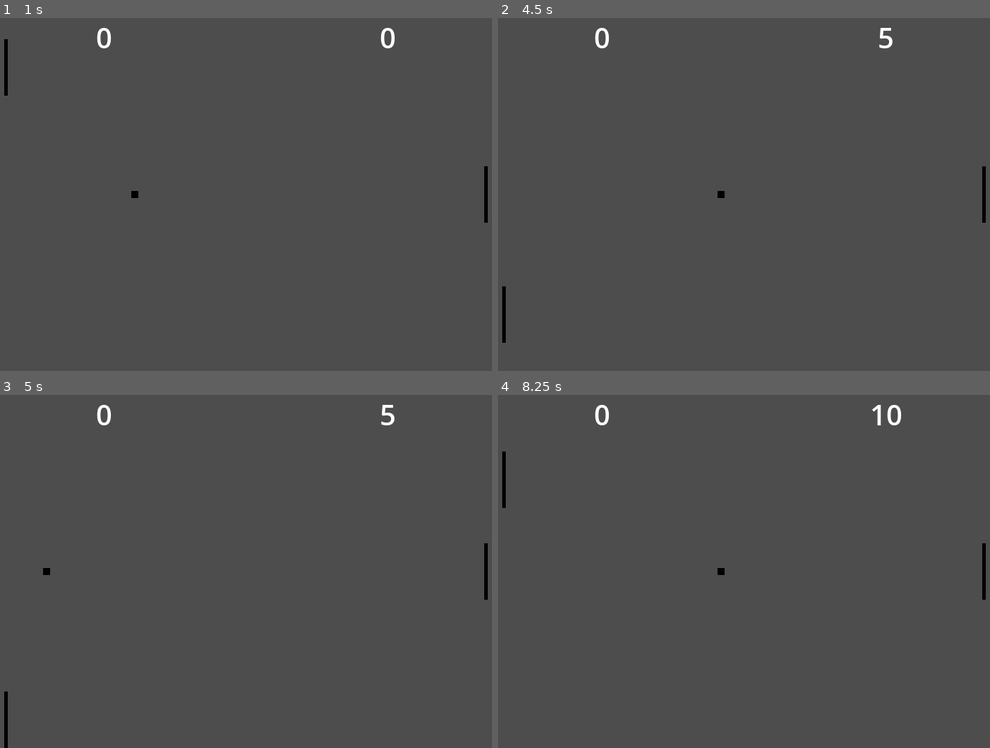
Above: before the commit, frames 1-4 (two rows, left to right).
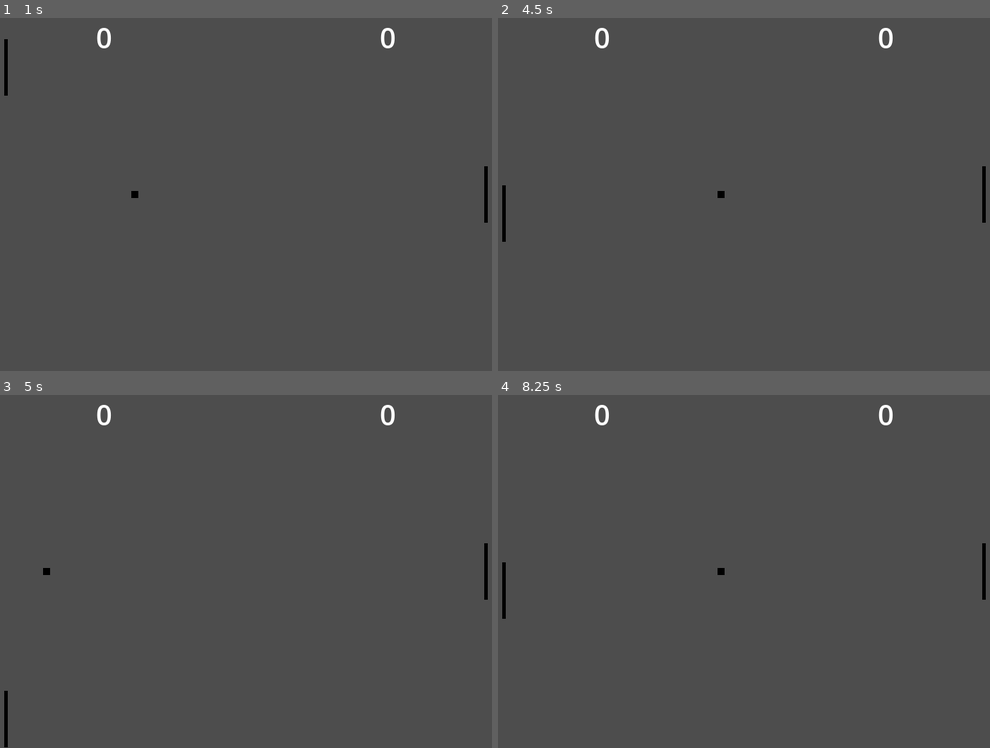
Above: after the commit, the same moments.

Repository: Demoli/GodotPong
Game: Godot game, scene res://Game.tscn
Two runs of this game, one before a commit and one after it. Both use one fixed random seed, a clock stepped at 60 frames per second and the inputs below.
Inputs:
- Up to frame 1 (1 s): tap Enter at 0.5 s; hold W (paddle_up) from 0.53 s (still down); tap Space (serve) at 0.6 s
- Up to frame 2 (4.5 s): release W (paddle_up) at 1.28 s; hold S (paddle_down) 1.28-2.03 s; tap Space (serve) every 0.75 s from 1.35 to 4.35 s; hold W (paddle_up) 2.03-3.53 s; hold S (paddle_down) from 3.53 s (still down)
- Up to frame 3 (5 s): keep holding S (paddle_down)
- Up to frame 4 (8.25 s): tap Space (serve) every 0.75 s from 5.1 to 8.1 s; release S (paddle_down) at 5.78 s; hold W (paddle_up) 5.78-8.03 s; hold S (paddle_down) from 8.03 s (still down)

Frame 1 is identical in both runs. In frame 2, 0.3% of the frame differs, in the area x 0-81%, y 2-92%; in frame 3, less than 0.1%; in frame 4, 0.4%, in the area x 0-82%, y 2-64%.

Commit message:
feat: handle collision area with multiple shapes, saves me from having to math

Diff:
--- a/Ball/Ball.gd
+++ b/Ball/Ball.gd
@@ -8,20 +8,24 @@
 
 func _physics_process(delta):
 	if velocity == Vector2() and Input.is_action_just_released("serve"):
-		velocity = Vector2(speed, 0)
+		serve()
 
 	var c = move_and_collide(velocity * delta)
 	if c:
 		velocity = velocity.bounce(c.get_normal())
-
 		if c.get_collider() is Paddle:
 			var deflect := 0.0
-			var col_position = (c.get_collider().global_position.y - global_position.y)
-			var segment_size = ceil(c.get_collider().get_node("Sprite2D").get_rect().size.y / 3)
+			var shape_name = c.get_collider_shape().name
 
-			if col_position >= segment_size:  # top
+			if shape_name == "Top":
 				deflect = randf_range(-min_deflect_angle, -max_deflect_angle)
-			elif col_position <= -segment_size: # bottom
+			elif shape_name == "Bottom":
 				deflect = randf_range(min_deflect_angle, max_deflect_angle)
+			elif shape_name == "Middle":
+				pass
 
 			velocity = velocity.rotated(deg_to_rad(deflect))
+
+func serve():
+	var p = get_node("../PlayerPaddle")
+	velocity = Vector2(speed, 0)
--- a/Game.gd
+++ b/Game.gd
@@ -4,6 +4,13 @@
 enum Players{P1,CPU1}
 
 @onready var ball = preload("res://Ball/Ball.tscn")
+
+@export var score_limit = 5
+
+var player_names = {
+	Players.P1: "Player 1",
+	Players.CPU1: "CPU 1",
+}
 
 var scores = {
 	Players.P1:0,
@@ -18,9 +25,19 @@
 	ball.queue_free()
 
 	call_deferred("reset_ball")
-
+	call_deferred("check_win")
 
 func reset_ball():
 	var new = ball.instantiate()
 	new.position = Vector2(400, 250)
 	add_child(new)
+
+func check_win():
+	for i in scores.keys():
+		var s = scores[i]
+		if s >= score_limit:
+			game_over(i)
+
+func game_over(winner_index):
+	print("%s Wins!" % player_names[winner_index])
+	get_tree().reload_current_scene()
--- a/Paddle/Paddle.tscn
+++ b/Paddle/Paddle.tscn
@@ -5,16 +5,25 @@
 [sub_resource type="PlaceholderTexture2D" id="PlaceholderTexture2D_1el04"]
 size = Vector2(5, 80)
 
-[sub_resource type="RectangleShape2D" id="RectangleShape2D_utint"]
-size = Vector2(5, 80)
+[sub_resource type="RectangleShape2D" id="RectangleShape2D_cnc85"]
+size = Vector2(5, 27)
 
 [node name="Paddle" type="CharacterBody2D"]
 motion_mode = 1
 script = ExtResource("1_2w5ce")
+metadata/_edit_horizontal_guides_ = [-20.0]
 
 [node name="Sprite2D" type="Sprite2D" parent="."]
 modulate = Color(0, 0, 0, 1)
 texture = SubResource("PlaceholderTexture2D_1el04")
 
-[node name="CollisionShape2D" type="CollisionShape2D" parent="."]
-shape = SubResource("RectangleShape2D_utint")
+[node name="Top" type="CollisionShape2D" parent="."]
+position = Vector2(0, -27)
+shape = SubResource("RectangleShape2D_cnc85")
+
+[node name="Middle" type="CollisionShape2D" parent="."]
+shape = SubResource("RectangleShape2D_cnc85")
+
+[node name="Bottom" type="CollisionShape2D" parent="."]
+position = Vector2(0, 27)
+shape = SubResource("RectangleShape2D_cnc85")
